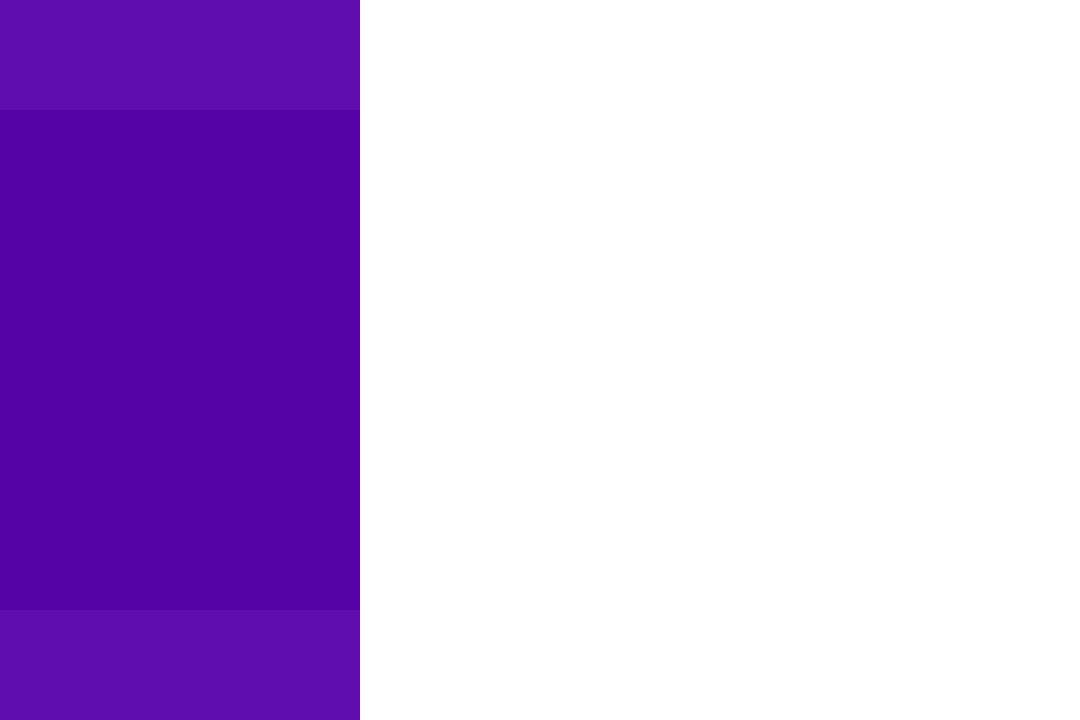
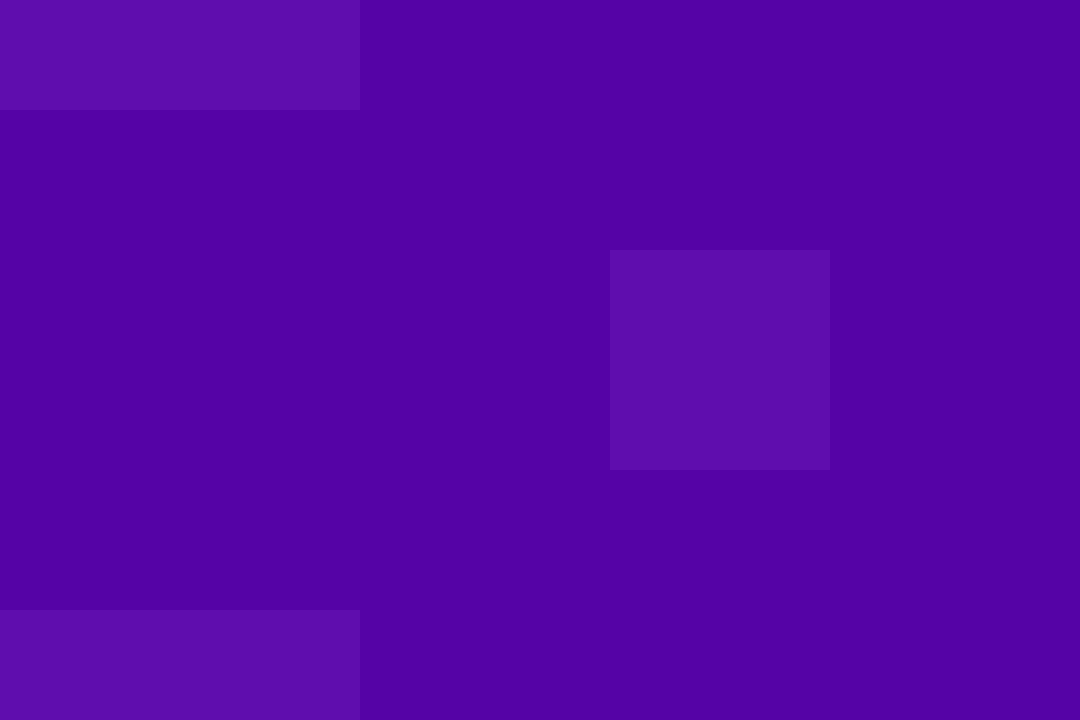
Layered file, before and after one edit (1080×720). Changes by layer:
added layer "Rectangle 2" (2nd of 3) above "Rectangle 2" over [610, 250, 830, 470]
added layer "Rectangle 1" (2nd of 6) above "Rectangle 1" over [720, 360, 1080, 720]
added layer "Rectangle 1" (3rd of 6) above "Rectangle 1" over [360, 360, 720, 720]
added layer "Rectangle 1" (4th of 6) above "Rectangle 1" over [720, 0, 1080, 360]
added layer "Rectangle 1" (5th of 6) above "Rectangle 1" over [360, 0, 720, 360]
